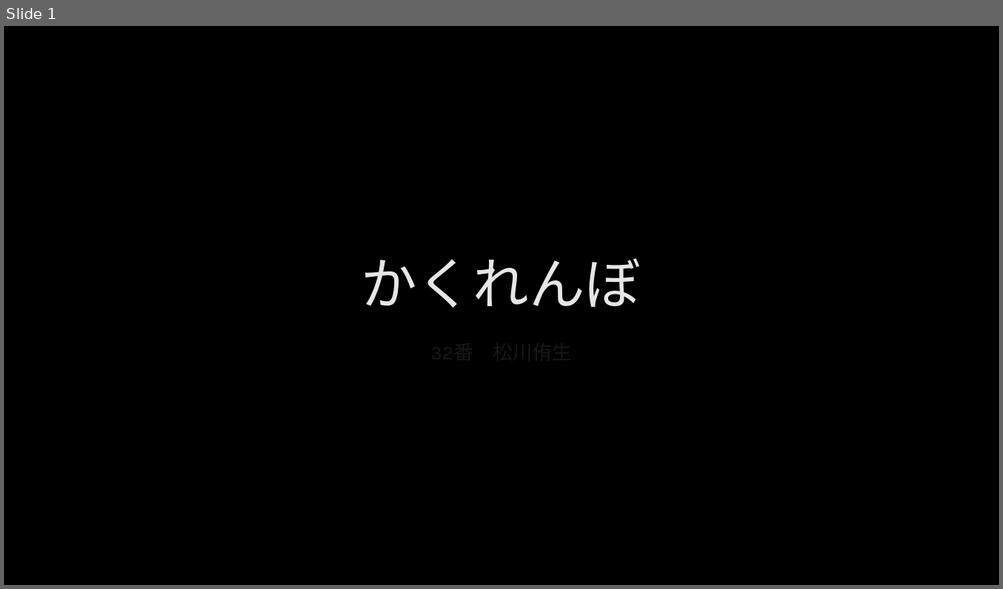
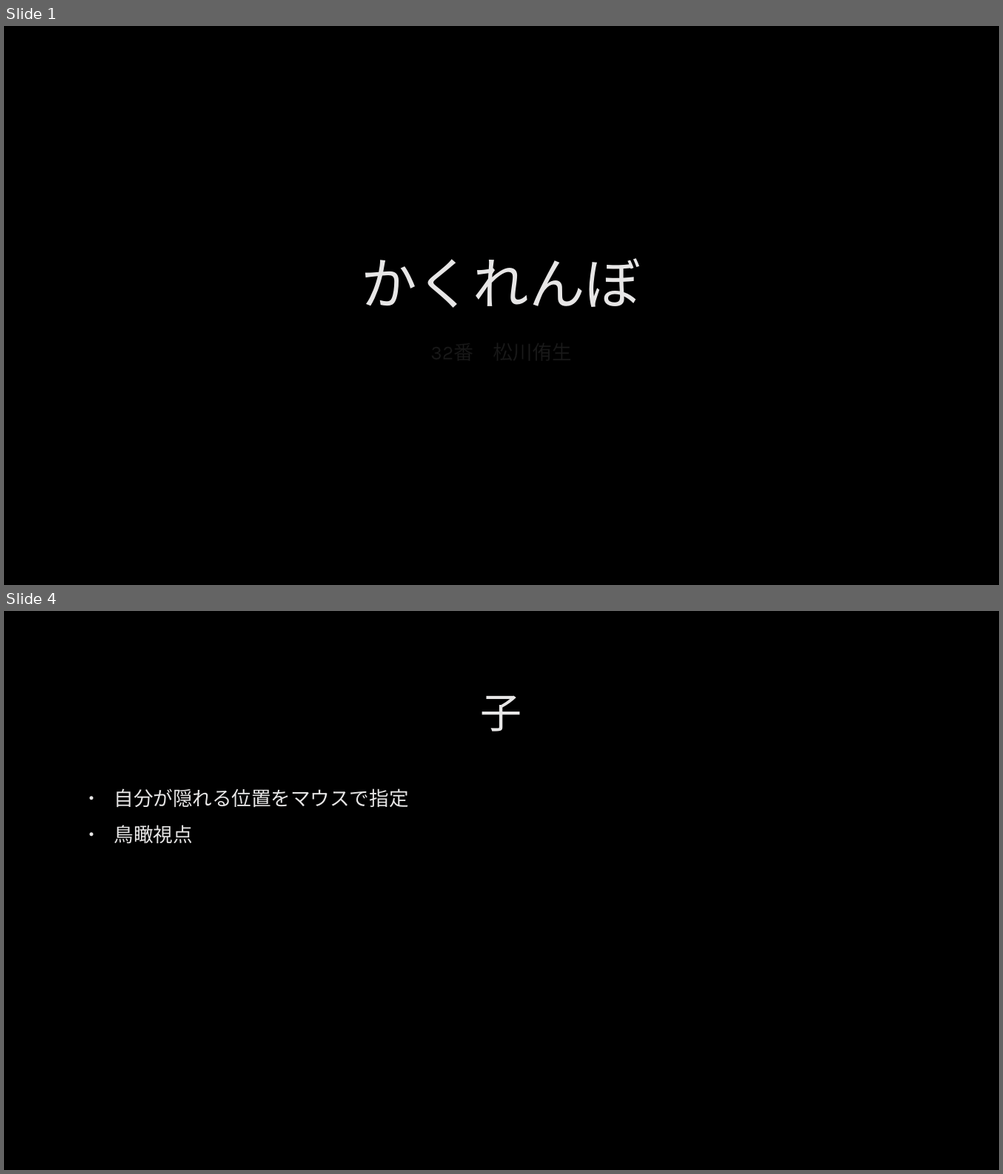
Before and after one commit to hamukawa0406/CG, a slide deck: freeProduction.pptx. Shown one above the other, each under a label of ours: slide 1 before the commit, slides 1 and 4 after it; the slides between them are not shown. The pictures are 1003x589 and 1003x1174 pixels, drawn with LibreOffice and Linux fonts; fonts in the diff are those of the drawing; background and template pictures are left out. Boxes give left, top, right and bottom in pixels: in the first picture for what was removed or moved away, otherwise in the second. Text is boxed around its words. In the diff, an @@ line names an element or a change of style, - is before the commit and + after.

```diff
--- a/freeProduction.pptx
+++ b/freeProduction.pptx
@@ slide 4 added at (x1=4, y1=611, x2=999, y2=1170), background picture (left out) @@
@@ title added at (x1=480, y1=695, x2=521, y2=732), 40 pt, text #E7E6E6 @@
+子
@@ text added at (x1=114, y1=789, x2=409, y2=843), 19 pt, text #E7E6E6 @@
+• 自分が隠れる位置をマウスで指定
+• 鳥瞰視点
```
Also in this commit, not shown: 3 other slides added, 3 other files.
